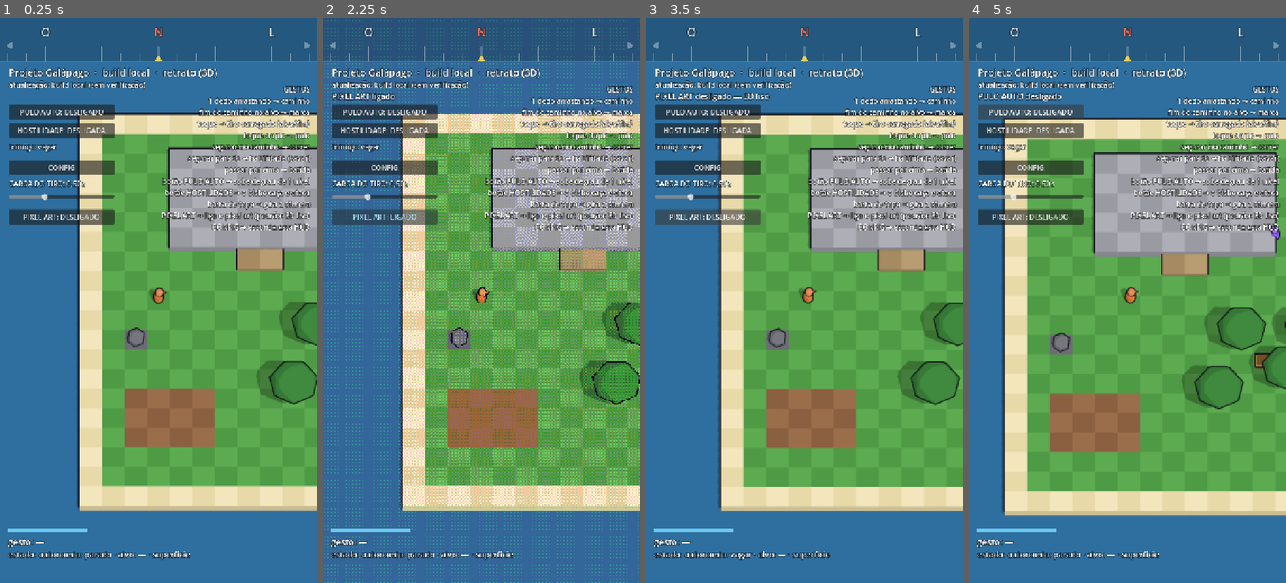
Above: before the commit, frames 1-4 (left to right).
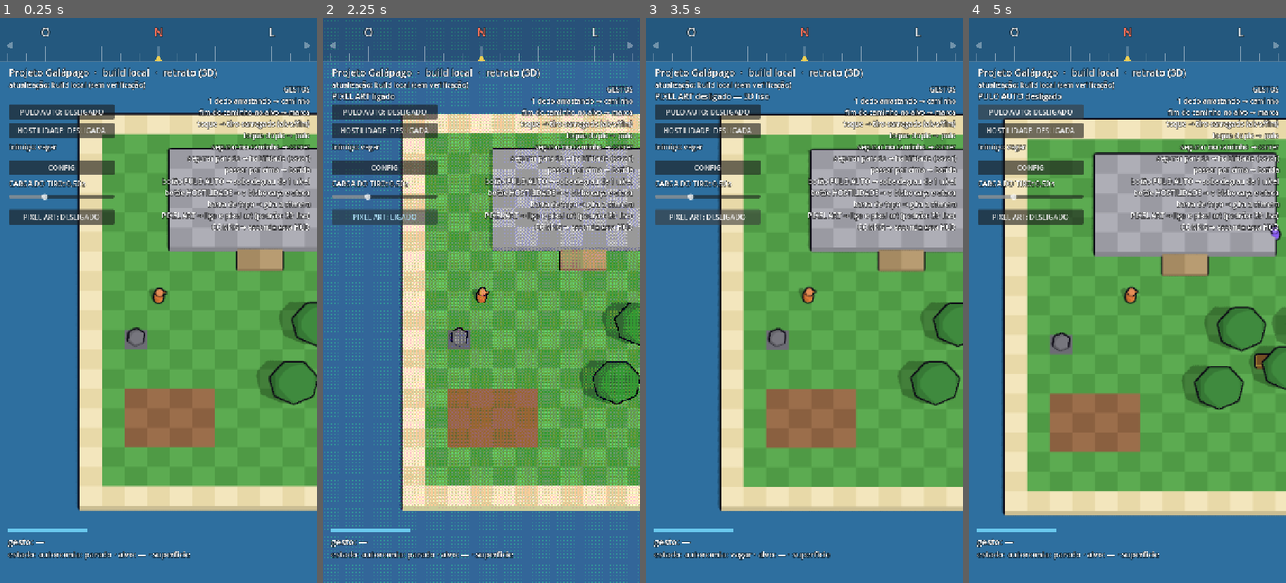
Above: after the commit, the same moments.

Repository: jonathasptbr-gh/Projeto-Galapago
Game: Godot game, scene res://jogo/main.tscn
Two runs of this game, one before a commit and one after it. Both use one fixed random seed, a clock stepped at 60 frames per second and the inputs below.
Inputs:
- Up to frame 1 (0.25 s): no input
- Up to frame 2 (2.25 s): click "PULO AUTO: DESLIGADO" at 0.5 s; click "PULO AUTO: LIGADO" at 1.25 s; click "PIXEL ART: DESLIGADO" at 2 s
- Up to frame 3 (3.5 s): click "PIXEL ART: LIGADO" at 2.75 s
- Up to frame 4 (5 s): click "PULO AUTO: DESLIGADO" at 3.5 s; click "PULO AUTO: LIGADO" at 4.25 s

The runs differ from the first frame. In frame 1, 0.5% of the frame differs, in the area x 24-100%, y 16-87%; in frame 2, 0.1%; in frame 3, 0.9%; in frame 4, 1.2%, in the area x 10-100%, y 17-88%.

Commit message:
jogo: contorno em espaço de tela pela profundidade (afina no contato, borda do objeto da frente); casca vira reserva (P24)

Diff:
--- /dev/null
+++ b/jogo/mundo3d/contorno_tela.gdshader
@@ -0,0 +1,87 @@
+// Contorno em ESPAÇO DE TELA pela profundidade — pós-processo 3D num quad de
+// tela cheia dentro do mundo do SubViewport (padrão "advanced post-processing"
+// do Godot 4: QuadMesh 2×2, POSITION em clip space, extra_cull_margin grande;
+// quem monta é a vista.gd). Substitui a casca invertida (casca.gdshader).
+// Regra: o pixel vira LINHA se algum vizinho num disco de raio `raio` px
+// estiver MAIS PERTO da câmera que ele por mais de `limiar` (unidades de
+// mundo; a câmera é ortográfica, então profundidade de vista = distância ao
+// longo do olhar). A linha cai por FORA do objeto da frente:
+//  - base de contato (tronco, ator, quina de plataforma no chão): a diferença
+//    vai a zero no contato ⇒ a linha afina e some sozinha;
+//  - copa sobre o animal: linha sobre o animal, na borda da copa;
+//  - sombra, marcas do chão e faixas do toon não são profundidade: sem linha;
+//  - fundo sem geometria (profundidade = far) só vira linha encostado em
+//    objeto, como qualquer fundo.
+// Plano inclinado (chão visto em ângulo, parede rasante): o próprio pixel
+// estima a inclinação local (diferença de 1 px, o MENOR dos dois lados em
+// cada eixo — robusto encostado numa borda) e desconta |o|·g de cada vizinho:
+// o chão não se contorna e a borda interna de esfera não engrossa.
+// AA: 16 amostras (8 a `raio`, 8 a 0,55·`raio` giradas 22,5°); cada uma
+// conta smoothstep(limiar_inicio, limiar, diferença); cobertura =
+// soma / `saturacao` (≈ 3 no liso: borda externa suave, largura parecida em
+// qualquer ângulo; 1 no Pixel Pass: 1 px nítido).
+// Uniforms:
+//   cor_contorno   source_color — cor da linha (a mesma da casca)
+//   raio           px da textura de profundidade (= px renderizados)
+//   limiar         unidades de mundo: diferença que dá linha cheia
+//   limiar_inicio  unidades de mundo: onde a linha começa a aparecer (afinar)
+//   saturacao      soma de amostras que dá cobertura 1
+// Compila no Mobile (Vulkan) e no Compatibility (OpenGL 3): hint_depth_texture,
+// INV_PROJECTION_MATRIX, VIEWPORT_SIZE e CURRENT_RENDERER (NDC z de 0..1 no
+// Vulkan, −1..1 no OpenGL) — nada exclusivo do Forward+.
+shader_type spatial;
+render_mode unshaded, fog_disabled, cull_disabled, depth_draw_never, depth_test_disabled;
+
+uniform vec4 cor_contorno : source_color = vec4(0.06, 0.05, 0.09, 1.0);
+uniform float raio = 3.0;
+uniform float limiar = 0.25;
+uniform float limiar_inicio = 0.08;
+uniform float saturacao = 3.0;
+uniform sampler2D profundidade : hint_depth_texture, filter_nearest, repeat_disable;
+
+void vertex() {
+	// clip space direto: o quad 2×2 cobre a tela; z = 1 é o plano de perto
+	// (reverse-z). O teste de profundidade está desligado de todo jeito.
+	POSITION = vec4(VERTEX.xy, 1.0, 1.0);
+}
+
+// distância de vista (positiva) de uma profundidade crua
+float vista_z(float d, mat4 inv_proj) {
+#if CURRENT_RENDERER == RENDERER_COMPATIBILITY
+	float z = d * 2.0 - 1.0;
+#else
+	float z = d;
+#endif
+	// x, y não mexem em z/w (ortográfica e perspectiva simétrica)
+	vec4 v = inv_proj * vec4(0.0, 0.0, z, 1.0);
+	return -v.z / v.w;
+}
+
+float z_em(vec2 uv, mat4 inv_proj) {
+	return vista_z(texture(profundidade, uv).r, inv_proj);
+}
+
+void fragment() {
+	vec2 px = 1.0 / VIEWPORT_SIZE;
+	vec2 uv = SCREEN_UV;
+	float zc = z_em(uv, INV_PROJECTION_MATRIX);
+	float zl = z_em(uv - vec2(px.x, 0.0), INV_PROJECTION_MATRIX);
+	float zr = z_em(uv + vec2(px.x, 0.0), INV_PROJECTION_MATRIX);
+	float zd = z_em(uv - vec2(0.0, px.y), INV_PROJECTION_MATRIX);
+	float zu = z_em(uv + vec2(0.0, px.y), INV_PROJECTION_MATRIX);
+	vec2 g = vec2(min(abs(zr - zc), abs(zc - zl)), min(abs(zu - zc), abs(zc - zd)));
+
+	float soma = 0.0;
+	for (int i = 0; i < 8; i++) {
+		float a = float(i) * 0.785398;
+		vec2 dir = vec2(cos(a), sin(a));
+		vec2 o = dir * raio;
+		float dz = zc - z_em(uv + o * px, INV_PROJECTION_MATRIX) - dot(abs(o), g);
+		soma += smoothstep(limiar_inicio, limiar, dz);
+		vec2 o2 = vec2(cos(a + 0.392699), sin(a + 0.392699)) * (raio * 0.55);
+		float dz2 = zc - z_em(uv + o2 * px, INV_PROJECTION_MATRIX) - dot(abs(o2), g);
+		soma += smoothstep(limiar_inicio, limiar, dz2);
+	}
+	ALBEDO = cor_contorno.rgb;
+	ALPHA = clamp(soma / saturacao, 0.0, 1.0) * cor_contorno.a;
+}
--- a/jogo/mundo3d/ilha.gd
+++ b/jogo/mundo3d/ilha.gd
@@ -22,6 +22,9 @@
 ## - Terreno: célula com altura > 0 é um bloco; só se emitem o topo e as
 ##   paredes que dão para célula mais baixa (fora do mapa = água). Paredes que
 ##   dão para a água descem até `FUNDO_NIVEIS` (abaixo do plano da água).
+## - Contorno: com `Mat.contorno_tela()` (o padrão) a linha é o pós de tela
+##   da vista (contorno_tela.gdshader) e `Casca`/`Aba` ficam SEM malha, e os
+##   objetos sem next_pass. O que segue vale só no modo casca (reserva).
 ## - Casca do terreno (`Mat.FORMA_TERRENO`): por parede exposta, (1) a
 ##   parede repetida `CONTORNO_TERRENO` para fora (esticada nas pontas e
 ##   `CONTORNO_TERRENO_SOBE` acima do topo), desenhada só de costas
@@ -154,7 +157,8 @@
 	aba = MeshInstance3D.new()
 	aba.name = "Aba"
 	aba.cast_shadow = GeometryInstance3D.SHADOW_CASTING_SETTING_OFF
-	if tem_casca:
+	# contorno de tela (Mat.contorno_tela): os nós ficam, VAZIOS
+	if tem_casca and not Mat.contorno_tela():
 		casca.mesh = st_casca.commit()
 		casca.material_override = Mat.casca(CONTORNO_TERRENO, Mat.FORMA_TERRENO)
 		aba.mesh = st_aba.commit()
--- a/jogo/mundo3d/materiais.gd
+++ b/jogo/mundo3d/materiais.gd
@@ -1,9 +1,17 @@
 extends RefCounted
 ## Fábrica dos materiais do mundo 3D (sem estado além de um cache por cor).
 ## Contrato:
+## - `contorno_tela() -> bool`: o contorno é o pós de TELA pela profundidade
+##   (contorno_tela.gdshader, quad da vista.gd) — então a casca NÃO existe
+##   (nem next_pass, nem casca/aba do terreno). Lê `modo_contorno`.
+## - `modo_contorno`: MODO_TELA (padrão: Mobile e Compatibility leem a
+##   profundidade nesse uso — medido no oráculo) ou MODO_CASCA (a casca
+##   invertida antiga, reserva). Decida ANTES de construir ilha/atores: os
+##   materiais e as malhas de casca saem conforme o modo da hora.
 ## - `toon(cor, contorno := 0.0, forma := FORMA_NORMAL) -> ShaderMaterial`:
-##   toon.gdshader na cor; com `contorno > 0` ganha a casca como `next_pass`
-##   (espessura em unidades 3D, `forma` como em casca.gdshader).
+##   toon.gdshader na cor; com `contorno > 0` e modo casca ganha a casca como
+##   `next_pass` (espessura em unidades 3D, `forma` como em casca.gdshader);
+##   no modo tela `contorno` é ignorado.
 ## - `casca(espessura, forma) -> ShaderMaterial`: só o contorno (a casca do
 ##   terreno usa `FORMA_TERRENO`: paredes já infladas na malha, `espessura` =
 ##   largura da aba do topo).
@@ -24,10 +32,20 @@
 ## espessura padrão do contorno dos objetos (unidades; ~1,3 px interno na vista alta)
 const CONTORNO := 0.05
 
+const MODO_TELA := 0
+const MODO_CASCA := 1
+
+static var modo_contorno := MODO_TELA
 static var _cache := {}
 
 
+static func contorno_tela() -> bool:
+	return modo_contorno == MODO_TELA
+
+
 static func toon(cor: Color, contorno := 0.0, forma := FORMA_NORMAL) -> ShaderMaterial:
+	if contorno_tela():
+		contorno = 0.0
 	var chave := "t|%s|%.4f|%d" % [cor.to_html(), contorno, forma]
 	if _cache.has(chave):
 		return _cache[chave]
--- a/jogo/mundo3d/vista.gd
+++ b/jogo/mundo3d/vista.gd
@@ -20,6 +20,14 @@
 ##               canvas/físico: 1 px renderizado = 1 px da tela do aparelho.
 ##               MSAA 4×, sem FXAA (`fxaa_liso`), sem pós, câmera suave.
 ## - `niveis`, `forca_dither`: parâmetros do pós (só no Pixel Pass).
+## - `contorno: MeshInstance3D` — o CONTORNO DE TELA (contorno_tela.gdshader):
+##   QuadMesh 2×2 em clip space, filho do SubViewport (mesmo mundo 3D),
+##   `extra_cull_margin` máximo, sem sombra; visível só com
+##   `Mat.contorno_tela()` (senão a casca antiga desenha a linha). Raio em px
+##   renderizados: liso = `espessura_contorno` (px de canvas) × físico/canvas
+##   — a mesma espessura na tela em qualquer aparelho; Pixel Pass = 1 px
+##   interno, nítido (saturação 1). `limiar_contorno`: diferença de
+##   profundidade (unidades de mundo) que dá linha cheia.
 ## - `aplicar_camera(cam3d)`: chamar TODO quadro, depois de `cam3d.seguir` /
 ##   `avancar`; `cam3d` = sim/camera3d.gd. Posiciona a Camera3D, o tamanho
 ##   ortográfico, near/far justos ao que a vista mostra (a sombra direcional
@@ -32,6 +40,8 @@
 ## stretch `canvas_items` do projeto, 720×1280 expandido).
 
 const POS := preload("res://jogo/mundo3d/pixel_pass.gdshader")
+const CONTORNO := preload("res://jogo/mundo3d/contorno_tela.gdshader")
+const Mat := preload("res://jogo/mundo3d/materiais.gd")
 
 ## px internos de margem em cada borda (o deslocamento de subpixel é ≤ 0,5)
 const MARGEM := 2
@@ -66,8 +76,22 @@
 		if is_inside_tree():
 			_reconfigurar()
 
+## espessura do contorno de tela no liso, em px de CANVAS (720×1280)
+@export var espessura_contorno := 4.0:
+	set(v):
+		espessura_contorno = v
+		if is_inside_tree():
+			_reconfigurar()
+@export var limiar_contorno := 0.25:
+	set(v):
+		limiar_contorno = v
+		_mat_contorno.set_shader_parameter("limiar", v)
+		_mat_contorno.set_shader_parameter("limiar_inicio", v * 0.32)
+
 var sv: SubViewport
 var mundo_3d: Node3D
+var contorno: MeshInstance3D
+var _mat_contorno: ShaderMaterial
 var camera: Camera3D
 var sol: DirectionalLight3D
 var ambiente: WorldEnvironment
@@ -133,6 +157,23 @@
 	camera.keep_aspect = Camera3D.KEEP_HEIGHT
 	camera.current = true
 	sv.add_child(camera)
+
+	_mat_contorno = ShaderMaterial.new()
+	_mat_contorno.shader = CONTORNO
+	_mat_contorno.set_shader_parameter("limiar", limiar_contorno)
+	_mat_contorno.set_shader_parameter("limiar_inicio", limiar_contorno * 0.32)
+	var quad := QuadMesh.new()
+	quad.size = Vector2(2.0, 2.0)
+	contorno = MeshInstance3D.new()
+	contorno.name = "ContornoTela"
+	contorno.mesh = quad
+	contorno.material_override = _mat_contorno
+	contorno.cast_shadow = GeometryInstance3D.SHADOW_CASTING_SETTING_OFF
+	# a CPU não sabe que o vértice já está em clip space: sem isto o quad
+	# sai do frustum quando a câmera se afasta da origem
+	contorno.extra_cull_margin = 16384.0
+	contorno.visible = Mat.contorno_tela()
+	sv.add_child(contorno)
 
 	imagem = Sprite2D.new()
 	imagem.name = "Imagem"
@@ -181,6 +222,14 @@
 		imagem.material = null
 		imagem.scale = Vector2(1.0 / k, 1.0 / k)
 		imagem.position = Vector2.ZERO
+	contorno.visible = Mat.contorno_tela()
+	if pixel_pass:
+		_mat_contorno.set_shader_parameter("raio", 1.0)
+		_mat_contorno.set_shader_parameter("saturacao", 1.0)
+	else:
+		var kf := float(sv.size.y) / maxf(_tela.y, 1.0)
+		_mat_contorno.set_shader_parameter("raio", maxf(espessura_contorno * kf, 1.0))
+		_mat_contorno.set_shader_parameter("saturacao", 3.0)
 	sv.screen_space_aa = (Viewport.SCREEN_SPACE_AA_FXAA if fxaa_liso and not pixel_pass
 		else Viewport.SCREEN_SPACE_AA_DISABLED)
 	# nearest no Pixel Pass (ampliação inteira do pixel art); linear no liso
--- a/jogo/mundo3d/vitrine.gd
+++ b/jogo/mundo3d/vitrine.gd
@@ -5,6 +5,11 @@
 ## Argumentos de usuário (depois de `--`): padrão 3D liso; `--pixel` liga o
 ## Pixel Pass (`--liso`, antigo, é aceito sem efeito); `--vista-intima`
 ## começa na vista íntima. `--demo` (do oráculo) é ignorado.
+## `--sob-arvore`: vista íntima, câmera PARADA (yaw `YAW_SOB`, foco fixo) e o
+## ator atravessando rente ao tronco da árvore (14,15), sob a copa, com a
+## quina do planalto (14,9) em silhueta ao fundo: filma o contorno na base do
+## tronco, na base do ator, na quina e a copa por cima do ator (S6). 20
+## quadros a 10 fps = uma travessia.
 ## Filmar: `QUADROS_CENA=res://jogo/mundo3d/vitrine.tscn tools/quadros.sh N dir`
 ## (com `QUADROS_FPS=10`, 30 quadros = os 3 s do giro).
 
@@ -20,6 +25,14 @@
 const RAIO_CEL := 3.5
 const VOLTA_S := 6.0
 const DURACAO_GIRO := 3.0
+## --sob-arvore: árvore e quina (células), yaw da câmera (rad: negativo põe a
+## câmera a oeste e a parede leste do planalto de quina), meia travessia
+## (unidades) e duração de uma travessia (s)
+const ARVORE_SOB := Vector2(14.5, 15.5)
+const QUINA_SOB := Vector2(14.0, 9.0)
+const YAW_SOB := -0.35
+const MEIA_TRAVESSIA := 1.8
+const TRAVESSIA_S := 2.0
 
 var mundo: RefCounted
 var cam: RefCounted
@@ -28,17 +41,21 @@
 var ator: Node3D
 var _t := 0.0
 var _h := 1.0  # altura do ator em níveis, suavizada (degraus viram rampa)
+var _sob := false
 
 
 func _ready() -> void:
 	var args := OS.get_cmdline_user_args()
+	_sob = "--sob-arvore" in args
 	mundo = Mundo.criar(_json(MAPA), _json("res://dados/terrenos.json"))
 	for e in mundo.validar():
 		push_error("mapa: " + e)
 	var cfg := _json("res://dados/camera3d.json")
-	if "--vista-intima" in args:
+	if "--vista-intima" in args or _sob:
 		cfg["vista_inicial"] = "intima"
 	cam = Cam.new(cfg)
+	if _sob:
+		cam.girar(YAW_SOB)
 
 	vista = Vista.new()
 	vista.altura_interna = int(cam.cfg["pixel_pass"]["altura_interna"])
@@ -57,11 +74,22 @@
 	var p := _posicao(0.0)
 	_h = mundo.altura(mundo.celula_de(p))
 	_mover(0.0)
-	cam.posicionar(Ilha.ponto(p, _h))
+	if _sob:
+		# foco fixo entre a árvore e a quina (no nível do chão, 1)
+		cam.posicionar(Ilha.ponto((ARVORE_SOB * 0.6 + QUINA_SOB * 0.4) * Cam.PX_POR_UNIDADE, 1.0))
+	else:
+		cam.posicionar(Ilha.ponto(p, _h))
 	vista.aplicar_camera(cam)
 
 
 func _posicao(t: float) -> Vector2:
+	if _sob:
+		# rente ao tronco, do lado da câmera (a copa esconde a cabeça do ator),
+		# na perpendicular ao olhar
+		var de_cam := Vector2(sin(YAW_SOB), cos(YAW_SOB))  # chão: foco → câmera
+		var direita := Vector2(cos(YAW_SOB), -sin(YAW_SOB))
+		var s := -cos(PI * t / TRAVESSIA_S) * MEIA_TRAVESSIA
+		return (ARVORE_SOB + de_cam * 0.45 + direita * s) * Cam.PX_POR_UNIDADE
 	var a := TAU * t / VOLTA_S
 	return (CENTRO_CEL + Vector2(cos(a), sin(a)) * RAIO_CEL) * Cam.PX_POR_UNIDADE
 
@@ -77,6 +105,10 @@
 func _process(dt: float) -> void:
 	_t += dt
 	_mover(dt)
+	if _sob:
+		cam.avancar(dt)
+		vista.aplicar_camera(cam)
+		return
 	if _t <= DURACAO_GIRO:
 		cam.girar(PI * dt / DURACAO_GIRO)
 	cam.seguir(ator.position, dt)
--- /dev/null
+++ b/testes/test_contorno_tela.gd
@@ -0,0 +1,57 @@
+extends "res://testes/caso.gd"
+## O CONTORNO DE TELA (S6): no modo padrão (`Mat.MODO_TELA`) a linha é o pós
+## pela profundidade (jogo/mundo3d/contorno_tela.gdshader) num quad de tela
+## cheia da vista, e a casca invertida não existe — sem next_pass nos objetos,
+## `Casca`/`Aba` do terreno sem malha.
+
+const Mundo := preload("res://sim/mundo.gd")
+const Ilha := preload("res://jogo/mundo3d/ilha.gd")
+const Mat := preload("res://jogo/mundo3d/materiais.gd")
+const Vista := preload("res://jogo/mundo3d/vista.gd")
+
+const TERRENOS := {
+	"~": {"altura": 0, "cores": ["#2f6f9f"]},
+	",": {"altura": 1, "cores": ["#4f9a45", "#5cab51"]},
+	"^": {"altura": 2, "cores": ["#9a9aa2"]},
+}
+
+
+func test_padrao_e_o_contorno_de_tela() -> void:
+	igual(Mat.modo_contorno, Mat.MODO_TELA, "contorno de tela é o padrão")
+	checar(Mat.contorno_tela(), "contorno_tela() no modo padrão")
+
+
+func test_sem_casca_no_modo_tela() -> void:
+	var objs := [{"tipo": "arvore", "celula": [1, 1], "copa": 46}, {"tipo": "bau", "celula": [2, 1]}]
+	var m = Mundo.criar({"celulas": ["~~~~~", "~,,^~", "~~~~~"], "objetos": objs}, TERRENOS)
+	var ilha: Node3D = Ilha.new()
+	ilha.construir(m)
+	checar(ilha.casca != null and ilha.casca.mesh == null, "Casca sem malha")
+	checar(ilha.aba != null and ilha.aba.mesh == null, "Aba sem malha")
+	checar(ilha.objetos.get_child_count() > 0, "objetos montados")
+	for o in ilha.objetos.get_children():
+		var mat: ShaderMaterial = (o as MeshInstance3D).material_override
+		checar(mat.next_pass == null, "objeto sem casca (next_pass): %s" % o.name)
+	ilha.free()
+	checar(Mat.toon(Color.RED, Mat.CONTORNO).next_pass == null, "toon com contorno pedido, sem casca")
+
+
+func test_casca_volta_no_modo_casca() -> void:
+	Mat.modo_contorno = Mat.MODO_CASCA
+	var mat := Mat.toon(Color.BLUE, Mat.CONTORNO)
+	Mat.modo_contorno = Mat.MODO_TELA
+	checar(mat.next_pass != null, "modo casca: next_pass de casca")
+
+
+func test_vista_tem_o_quad_de_tela() -> void:
+	var v: CanvasLayer = Vista.new()
+	var q: MeshInstance3D = v.contorno
+	checar(q != null and q.get_parent() == v.sv, "quad filho do SubViewport (mesmo mundo 3D)")
+	checar(q.mesh is QuadMesh, "QuadMesh")
+	igual((q.mesh as QuadMesh).size, Vector2(2, 2), "2×2: cobre o clip space")
+	checar(q.extra_cull_margin >= 16000.0, "extra_cull_margin grande (não some no frustum)")
+	igual(q.cast_shadow, GeometryInstance3D.SHADOW_CASTING_SETTING_OFF, "sem sombra")
+	var mat: ShaderMaterial = q.material_override
+	igual(mat.shader.resource_path, "res://jogo/mundo3d/contorno_tela.gdshader", "shader do contorno")
+	checar(q.visible, "visível no modo tela")
+	v.free()
--- a/testes/test_ilha3d.gd
+++ b/testes/test_ilha3d.gd
@@ -1,9 +1,12 @@
 extends "res://testes/caso.gd"
 ## Fumaça do construtor da ilha 3D (jogo/mundo3d/ilha.gd): monta sem nó na
 ## árvore, a partir de mapas pequenos, e confere superfícies, casca e objetos.
+## A casca só existe no modo casca (reserva; `Mat.modo_contorno`): os testes
+## dela forçam o modo e o devolvem.
 
 const Mundo := preload("res://sim/mundo.gd")
 const Ilha := preload("res://jogo/mundo3d/ilha.gd")
+const Mat := preload("res://jogo/mundo3d/materiais.gd")
 
 const TERRENOS := {
 	"~": {"altura": 0, "cores": ["#2f6f9f"]},
@@ -13,10 +16,13 @@
 }
 
 
-func _ilha(celulas: Array, objetos := []) -> Node3D:
+func _ilha(celulas: Array, objetos := [], modo := Mat.MODO_CASCA) -> Node3D:
+	var antes := Mat.modo_contorno
+	Mat.modo_contorno = modo
 	var m = Mundo.criar({"celulas": celulas, "objetos": objetos}, TERRENOS)
 	var ilha: Node3D = Ilha.new()
 	ilha.construir(m)
+	Mat.modo_contorno = antes
 	return ilha
 
 
--- a/testes/test_ilha3d_aba.gd
+++ b/testes/test_ilha3d_aba.gd
@@ -14,10 +14,14 @@
 }
 
 
+## a aba só existe no modo casca (reserva): força o modo e o devolve
 func _ilha(celulas: Array) -> Node3D:
+	var antes := Mat.modo_contorno
+	Mat.modo_contorno = Mat.MODO_CASCA
 	var m = Mundo.criar({"celulas": celulas, "objetos": []}, TERRENOS)
 	var ilha: Node3D = Ilha.new()
 	ilha.construir(m)
+	Mat.modo_contorno = antes
 	return ilha
 
 
Not shown, added: jogo/mundo3d/contorno_tela.gdshader.uid
Not shown, added: testes/test_contorno_tela.gd.uid
Not shown, changed: AGENTS.md
Not shown, changed: docs/GODOT.md
Not shown, changed: docs/HISTORICO.md
Not shown, changed: docs/ORACULO.md
